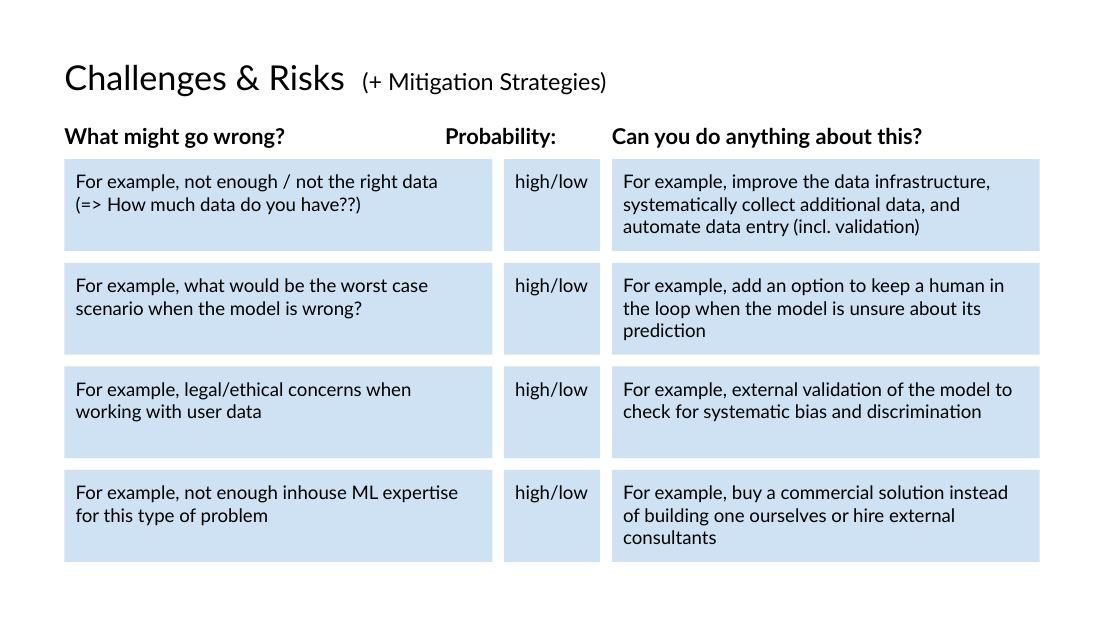
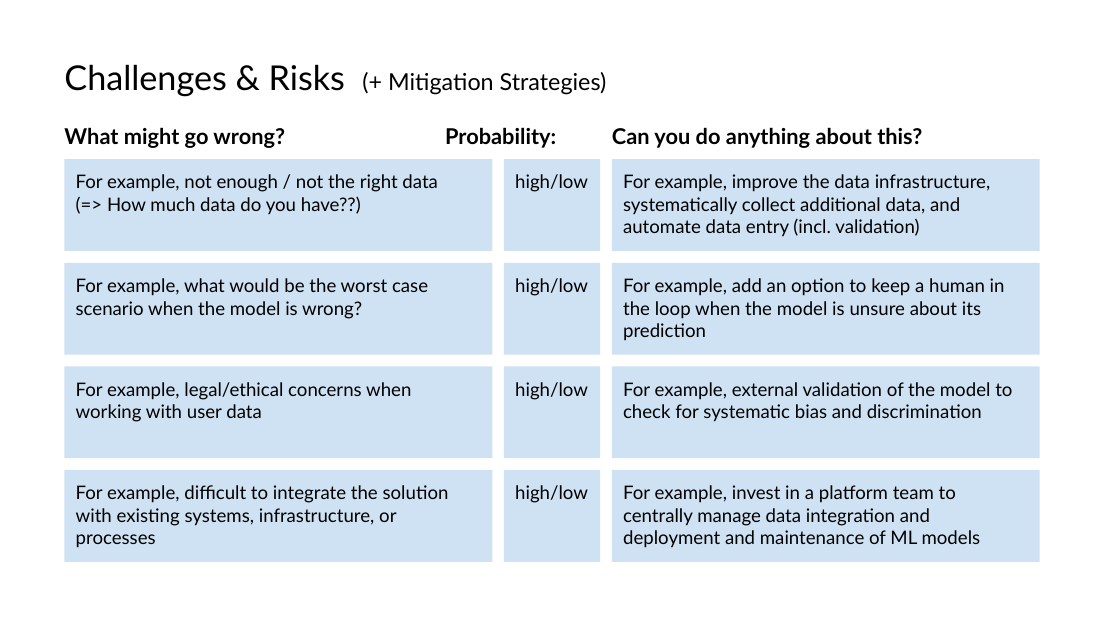
Before and after one commit to cod3licious/cod3licious.github.io, a slide deck: slide 4 of mlws_resources/exercise_your_ml_project_template.pptx. Drawn at 1120x630 pixels with LibreOffice and Linux fonts; fonts in the diff are those of the drawing. Boxes give left, top, right and bottom in pixels: in the first picture for what was removed or moved away, otherwise in the second. Text is boxed around its words. In the diff, an @@ line names an element or a change of style, - is before the commit and + after.

```diff
--- a/mlws_resources/exercise_your_ml_project_template.pptx
+++ b/mlws_resources/exercise_your_ml_project_template.pptx
@@ text in rectangle at (x1=76, y1=485, x2=449, y2=548): text changed @@
-For example, not enough inhouse ML expertise for this type of problem
+For example, difficult to integrate the solution with existing systems, infrastructure, or processes
@@ text in rectangle at (x1=623, y1=485, x2=981, y2=548): text changed @@
-For example, buy a commercial solution instead of building one ourselves or hire external consultants
+For example, invest in a platform team to centrally manage data integration and deployment and maintenance of ML models
```
Also in this commit, not shown: 1 other slide changed, 14 other files.
